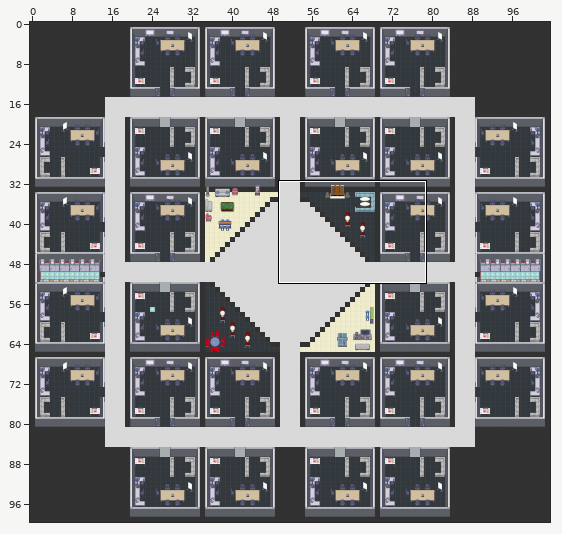
Level history. Tiled map (JSON): tda_Teams.tmj. The first picture is a wide view before the edit; the outline marks the close-up.
Close-up. Before:
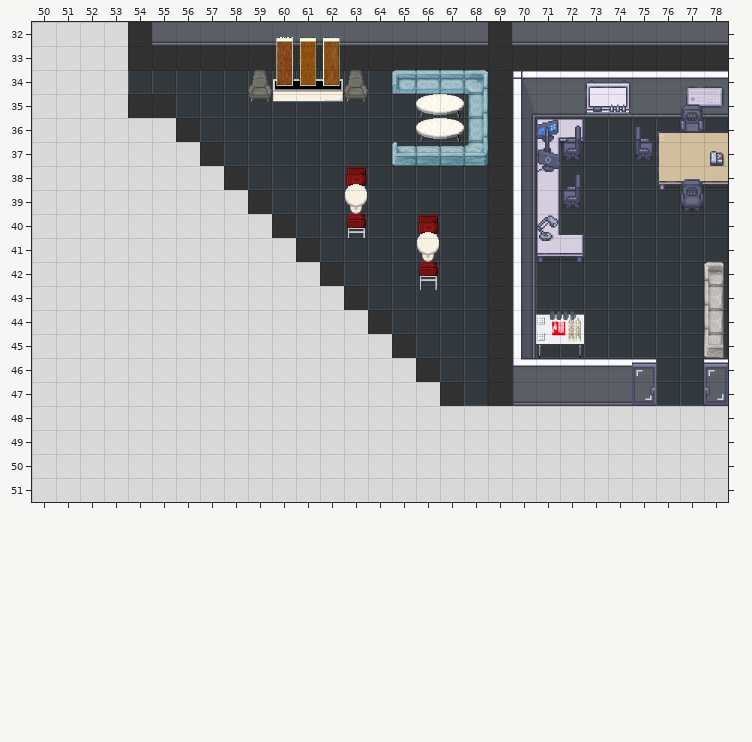
Cells are 32x32 px. Shown: x 50..78, y 32..51. The commit also changed other parts of the map, which this record leaves out.
After:
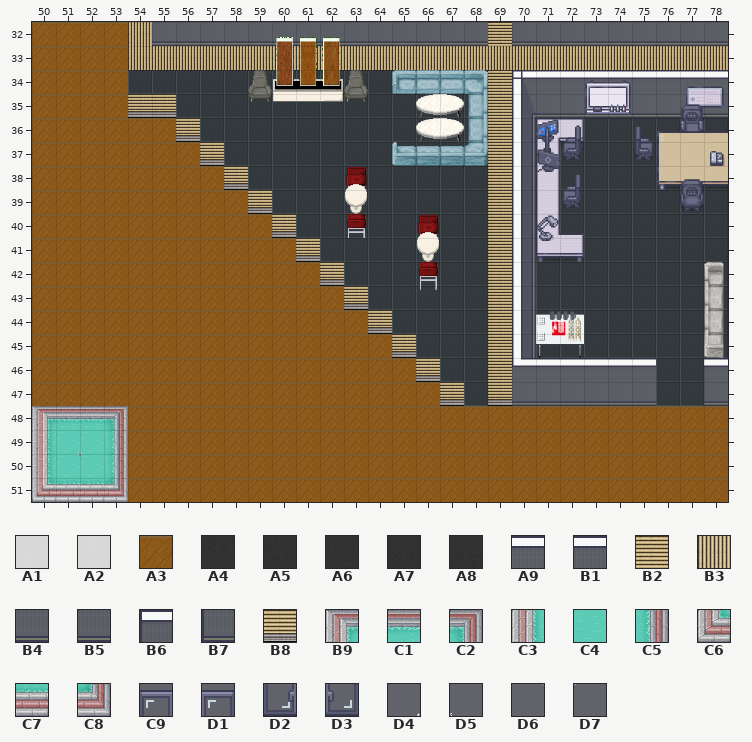
Key: from "Chunk 1": A1 6, A2 6 turned 90, A3 7, A4 9, A5 9 flipped on the diagonal, A6 9 flipped on the other diagonal, A7 9 flipped up-down, A8 9 turned 180, A9 10, B1 10 flipped left-right, B2 11 flipped left-right, B3 11 flipped on the diagonal, B4 12, B5 12 flipped left-right, B6 14, B7 15, B8 19 flipped left-right, B9 182, C1 183, C2 184, C3 190, C4 191, C5 192, C6 197, C7 198, C8 199, C9 223, D1 224, D2 225, D3 226; from "Chunk 2": D4 37, D5 48, D6 59, D7 70.
__ is an empty cell.
Diff:
Layer "floor":
Tile A1 gives way to one hidden under a higher layer in rows 49 to 50 at x 50 to 53.
Tile A2 gives way to one hidden under a higher layer in row 48 at x 50 to 53; in row 51 at x 50 to 53.
Tile A3 replaces tile A1 in row 36 at x 54 to 55; in row 37 at x 54 to 56; in row 38 at x 54 to 57; in row 39 at x 54 to 58; in row 40 at x 54 to 59; in row 41 at x 54 to 60.
Tile A3 replaces tile A1 in row 42 at x 54 to 61; in row 43 at x 54 to 62; in row 44 at x 54 to 63; in row 45 at x 54 to 64; in row 46 at x 54 to 65; in row 47 at x 54 to 66.
Tile A3 replaces tile A1 in rows 48 to 51 at x 54 to 78.
Tile A3 replaces tile A2 in rows 32 to 47 at x 50 to 53.
Layer "walls":
Tile B1 replaces tile A9 in row 46 at x 75 and 78.
Tile B1 replaces tile B6 in row 46 at x 70.
Tile B2 replaces tile A6 in row 32 at x 69; in row 34 at x 69.
Tile B2 replaces tile A8 in rows 35 to 46 at x 69.
Tile B3 replaces tile A5 in rows 32 to 33 at x 54.
Tile B3 replaces tile A7 in row 33 at x 68 to 78.
Tile B3 replaces tile A8 in row 33 at x 55 to 67.
Tile B5 replaces tile B4 in row 47 at x 75 and 78.
Tile B5 replaces tile B7 in row 47 at x 70.
Tile B8 replaces tile A4 in row 47 at x 67.
Tile B8 replaces tile A7 in row 35 at x 54.
Tile B8 replaces tile A8 in row 35 at x 55; in row 36 at x 56; in row 37 at x 57; in row 38 at x 58; in row 39 at x 59; in row 40 at x 60.
Tile B8 replaces tile A8 in row 41 at x 61; in row 42 at x 62; in row 43 at x 63; in row 44 at x 64; in row 45 at x 65; in row 46 at x 66.
Tile B8 replaces tile A8 in row 47 at x 69.
Layer "furniture":
Tile B9 is added in row 48 at x 50.
Tile C1 is added in row 48 at x 51 to 52.
Tile C2 is added in row 48 at x 53.
Tile C3 is added in rows 49 to 50 at x 50.
Tile C4 is added in rows 49 to 50 at x 51 to 52.
Tile C5 is added in rows 49 to 50 at x 53.
Tile C6 is added in row 51 at x 50.
Tile C7 is added in row 51 at x 51 to 52.
Tile C8 is added in row 51 at x 53.
Layer "aboveFurniture":
Tile D4 is added in row 49 at x 51.
Tile D5 is added in row 49 at x 52.
Tile D6 is added in row 50 at x 51.
Tile D7 is added in row 50 at x 52.
Tile C9 is gone in row 46 at x 75.
Tile D1 is gone in row 46 at x 78.
Tile D2 is gone in row 47 at x 75.
Tile D3 is gone in row 47 at x 78.
Changed places in both close-ups, as pixel boxes (x1, y1, x2, y2):
changed: (32, 22, 728, 502)
